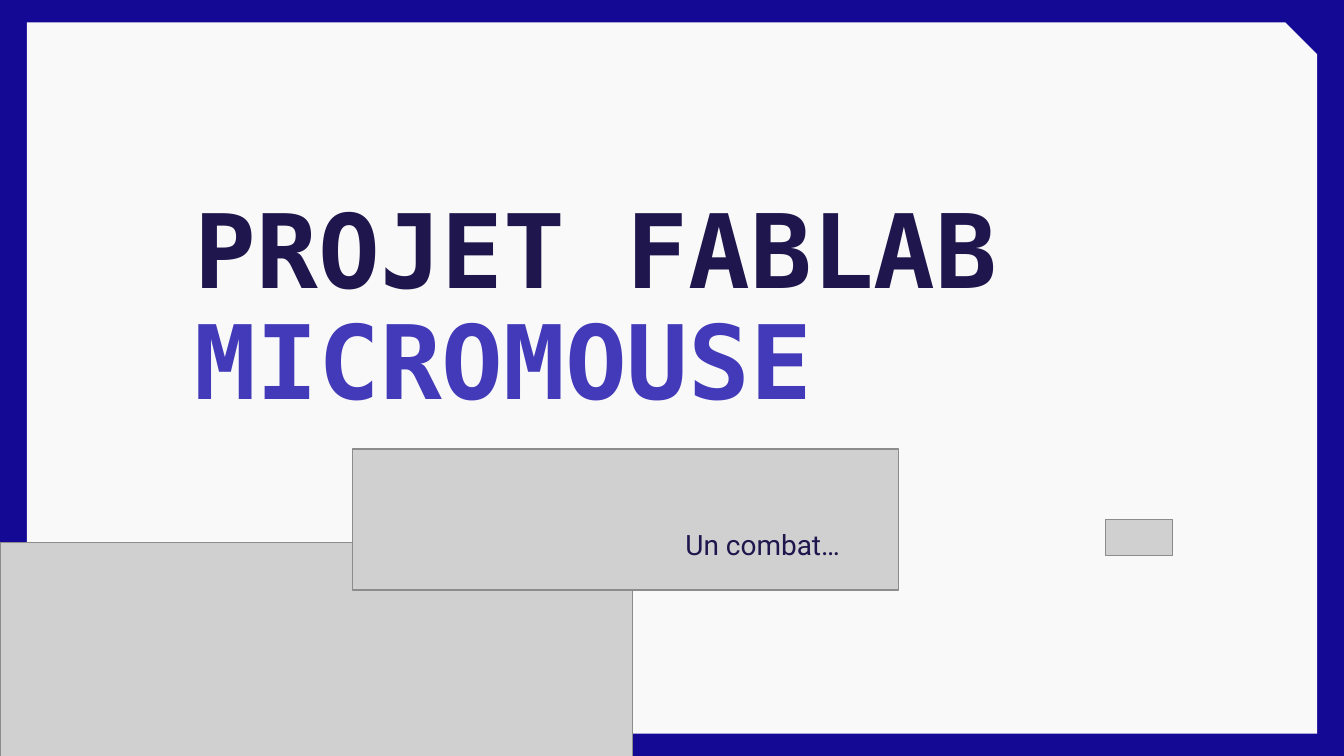
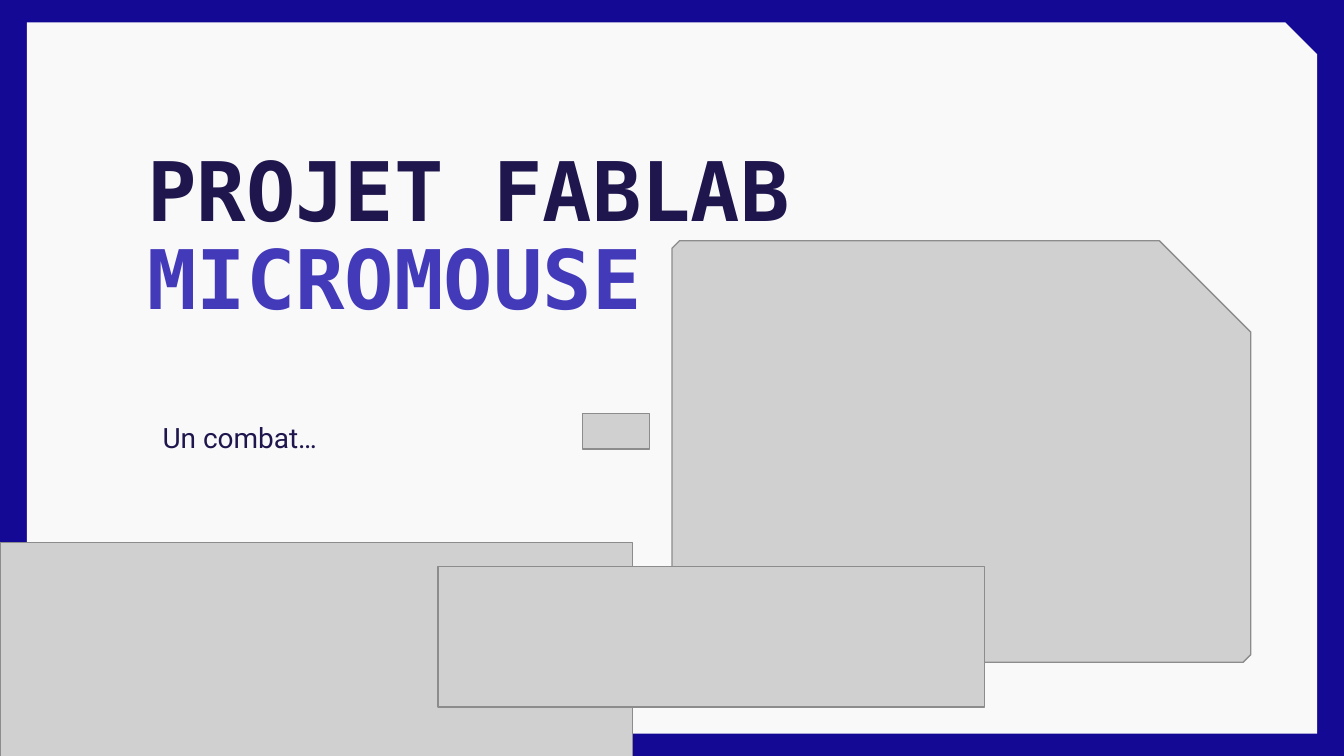
Before and after one commit to bananasmoothii/micromouse, a slide deck: slide 1 of Rendu/Presentation Soutenance.pptx. Drawn at 1344x756 pixels with LibreOffice and Linux fonts; fonts in the diff are those of the drawing; grey boxes stand for pictures; background and template pictures are left out. Boxes give left, top, right and bottom in pixels: in the first picture for what was removed or moved away, otherwise in the second. Text is boxed around its words. In the diff, an @@ line names an element or a change of style, - is before the commit and + after.

```diff
--- a/Rendu/Presentation Soutenance.pptx
+++ b/Rendu/Presentation Soutenance.pptx
@@ title "PROJET FABLAB": place and size @@
-title "PROJET FABLAB" at box(195, 212, 997, 401)
+title "PROJET FABLAB" at box(147, 160, 790, 310)
@@ title "PROJET FABLAB" at box(147, 160, 790, 310): size 55 to 44 pt @@
@@ picture added at box(672, 241, 1251, 663) @@
@@ subtitle "Un combat…": place and size @@
-subtitle "Un combat…" at box(685, 534, 840, 556)
+subtitle "Un combat…" at box(163, 427, 317, 449)
@@ picture added at box(582, 414, 649, 450) @@
@@ picture: place and size @@
-picture at box(352, 449, 898, 590)
+picture at box(438, 566, 984, 707)
```
Also in this commit, not shown: 4 other files.
